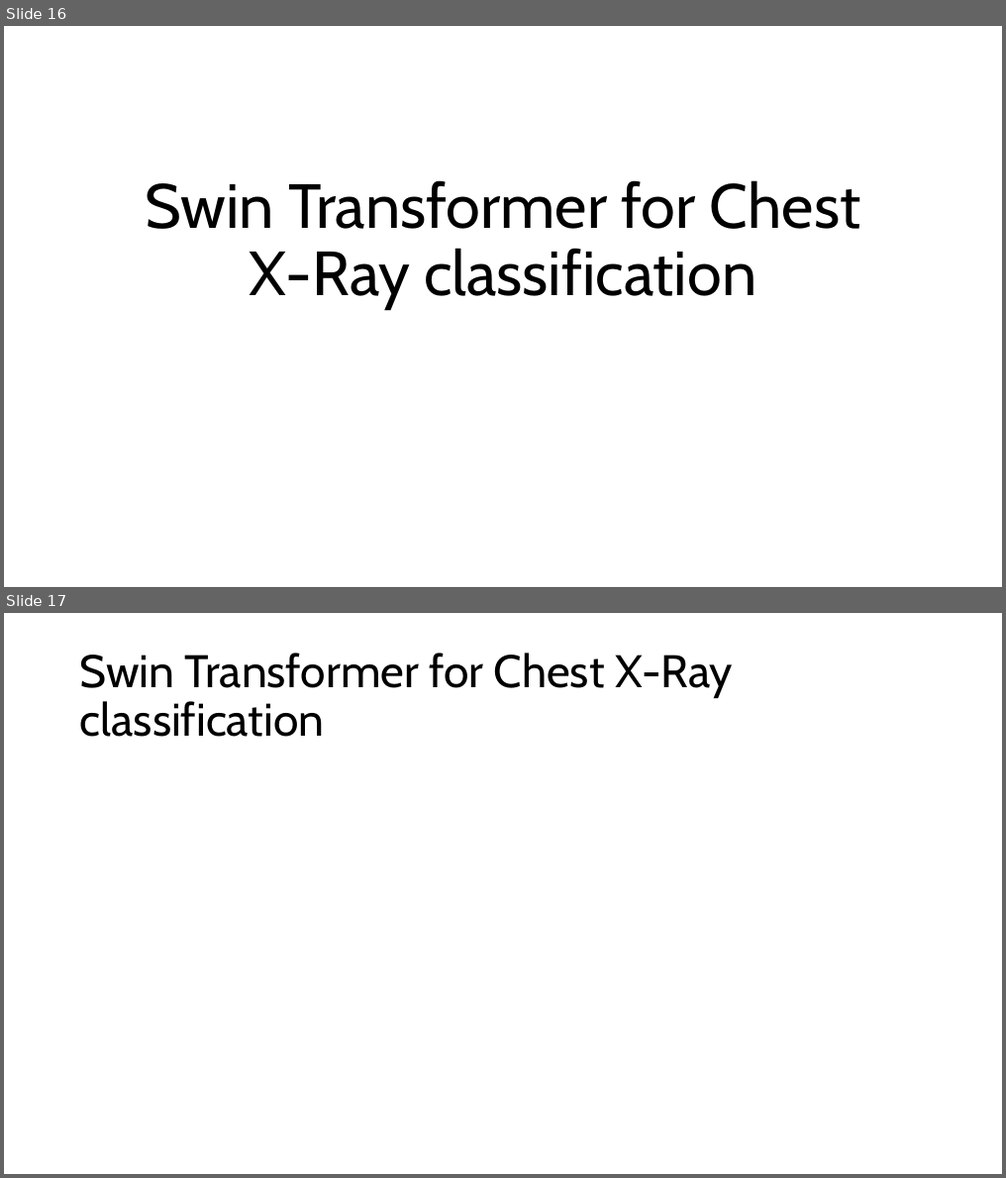
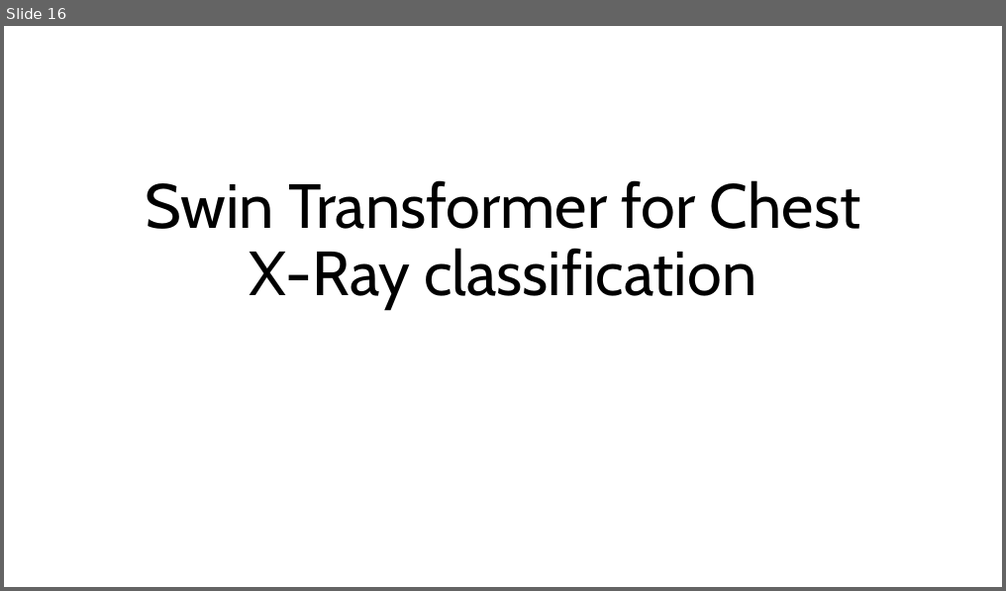
Before and after one commit to ma3ti/Swin-transformer-ChestXray, a slide deck: Swin.pptx. Shown one above the other, each under a label of ours: slides 16 and 17 before the commit, slide 16 after it. The pictures are 1006x1178 and 1006x591 pixels, drawn with LibreOffice and Linux fonts; fonts in the diff are those of the drawing. Boxes give left, top, right and bottom in pixels: in the first picture for what was removed or moved away, otherwise in the second. Text is boxed around its words. In the diff, an @@ line names an element or a change of style, - is before the commit and + after.

```diff
--- a/Swin.pptx
+++ b/Swin.pptx
@@ slide 17 removed at <box>4,613,1002,1174</box>, background #FFFFFF @@
@@ title removed at <box>80,653,733,737</box> @@
-Swin Transformer for Chest X-Ray classification
```
Also in this commit, not shown: 10 slides added, 1 other slide removed, 1 other file.
